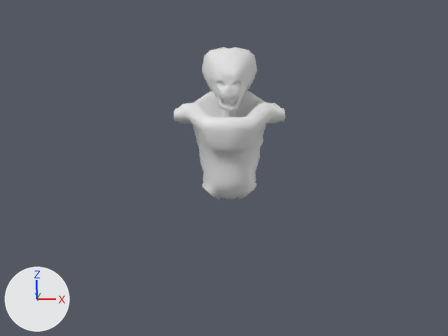
An edit to the Blender file Tools/Models/Players/martian_v_3.blend, drawn before and after from the same camera.
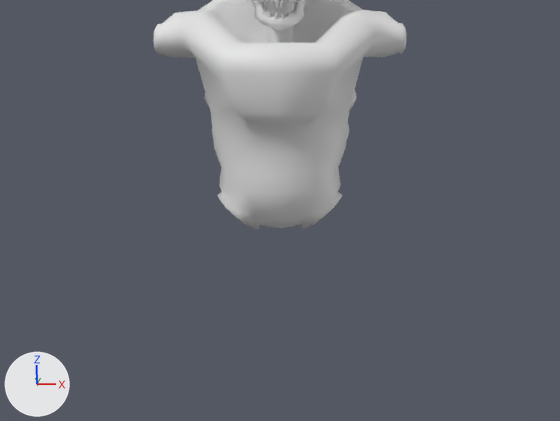
There are two pictures of each version: one from the file's camera 'Camera', one close up on the part from 24% to 79% of the width and 29% to 85% of the height. Arrows for +X, +Y and +Z are at lower left; the lights stay in place.

Before the edit, the objects in view are built like this:
```python
me_martian_md2 = bpy.data.meshes.new('martian.md2')
me_martian_md2.from_pydata(...)  # 968 vertices, 1042 faces; spans x -31.7..-6.7, y -0.6..26.6, z -24.4..9.5
me_martian_md2.polygons.foreach_set('use_smooth', [True] * 1042)
ob_body = bpy.data.objects.new('Body', me_martian_md2)
ob_body.location = (18.36, 5.32, 33.19)
ob_body.scale = (0.953, 0.953, 0.953)
```
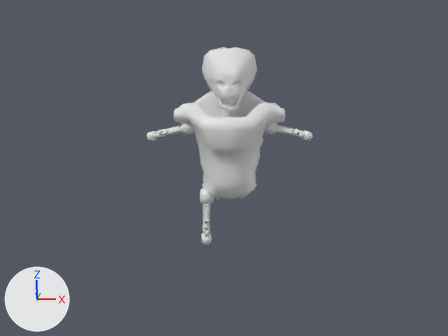
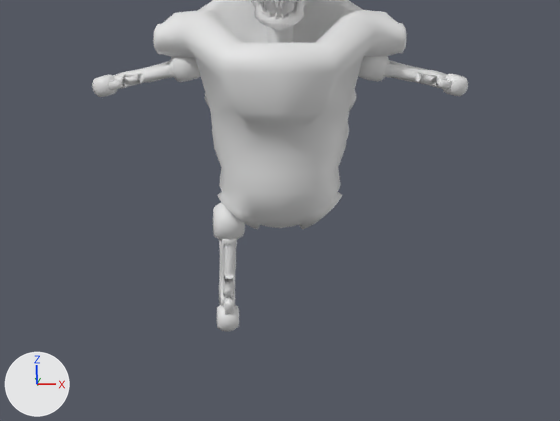
Commit message: Progress on Martian v3 mesh.

Location of each change, [x1, y1, x2, y2] in pixels of the close-ups (560 x 421 px):
```json
{"object": "Body", "change": "reshaped", "before": [153, 0, 406, 229], "after": [92, 0, 468, 332]}
{"part": 1, "of": "me_martian_md2", "change": "added", "after": [358, 56, 468, 96]}
{"part": 2, "of": "me_martian_md2", "change": "added", "after": [92, 57, 201, 97]}
{"part": 3, "of": "me_martian_md2", "change": "added", "after": [213, 202, 245, 332]}
```

Edits to the scene script, one JSON object a line:
```json
{"block": "me_martian_md2", "where": "# used by ob_body; location = (18.36, 5.32, 33.19); scale = (0.953, 0.953, 0.953)"}
{"op": "remove", "block": "me_martian_md2", "code": "me_martian_md2.from_pydata(...)  # 968 vertices, 1042 faces; spans x -31.7..-6.7, y -0.6..26.6, z -24.4..9.5"}
{"op": "add", "block": "me_martian_md2", "code": "me_martian_md2.from_pydata(...)  # 1568 vertices, 1642 faces; spans x -38.1..-0.5, y -0.6..26.6, z -35.0..9.5"}
{"block": "me_martian_md2", "change": "me_martian_md2 part 1: 200 vertices added at x -11.8..-0.5, y 8.8..13.1, z -11.2..-6.6"}
{"block": "me_martian_md2", "change": "me_martian_md2 part 2: 200 vertices added at x -38.1..-26.7, y 8.8..13.1, z -11.2..-6.6"}
{"block": "me_martian_md2", "change": "me_martian_md2 part 3: 200 vertices added at x -26.1..-22.7, y 7.7..12.7, z -35.0..-21.6"}
```
